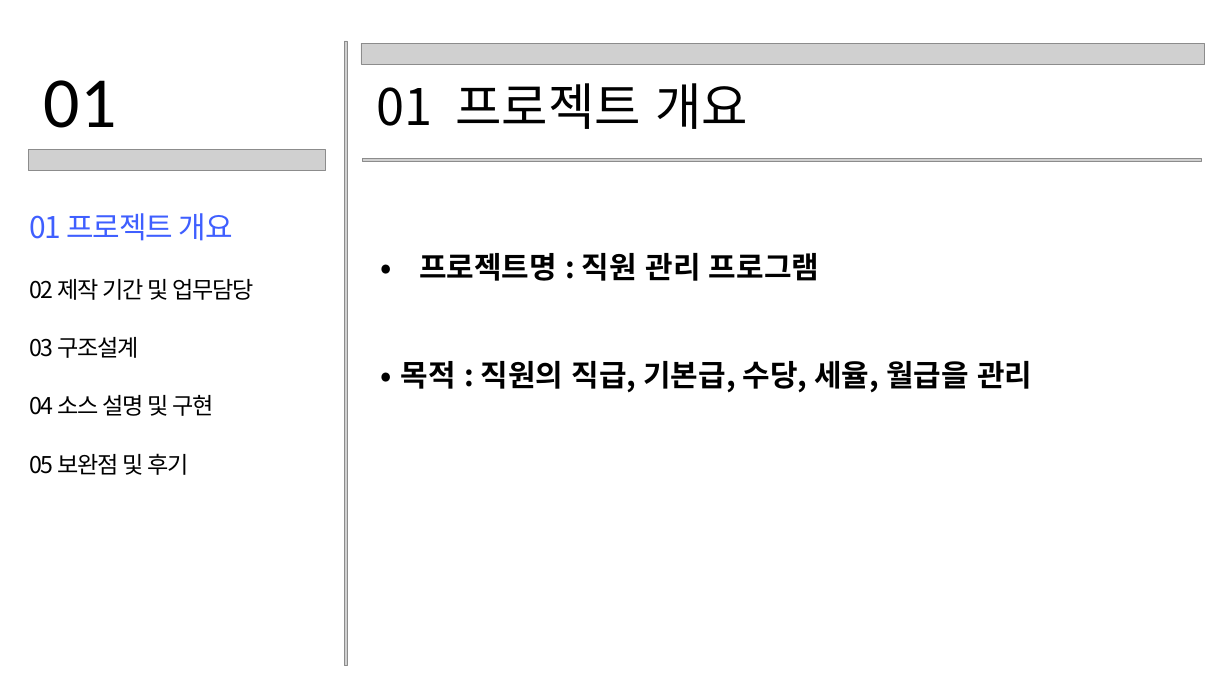
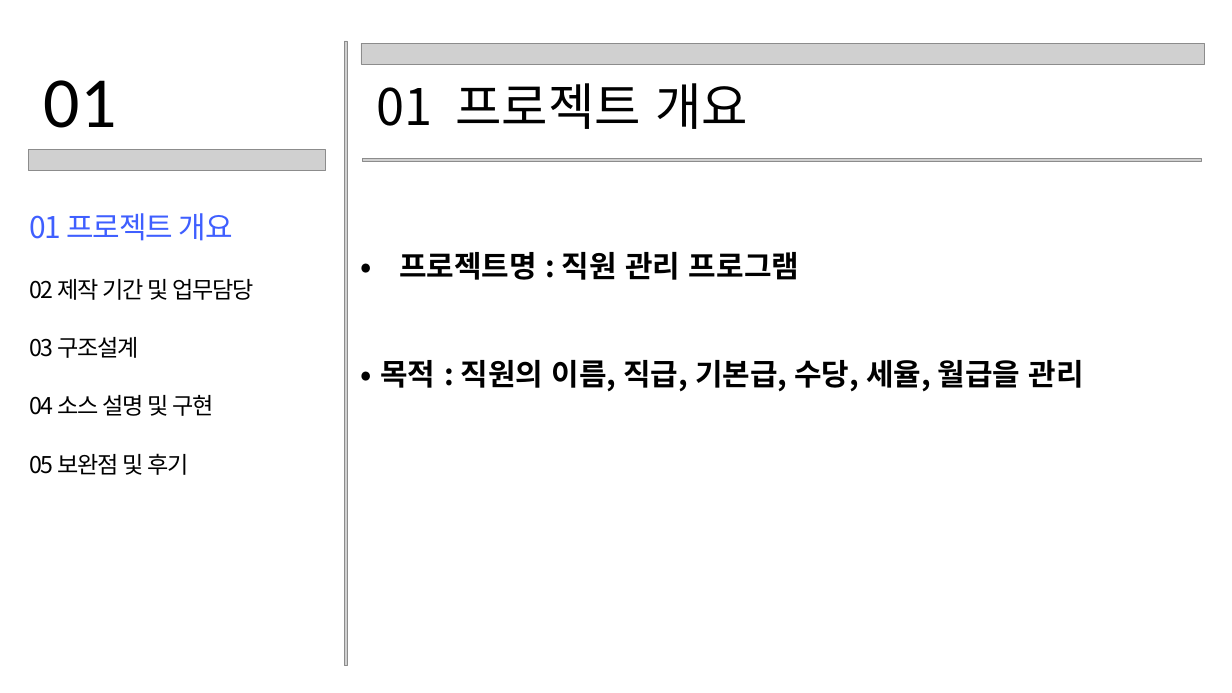
Before and after one commit to jihokim86/-team3-1st-_-project, a slide deck: slide 3 of CLI_직원관리프로그램.pptx. Drawn at 1232x693 pixels with LibreOffice and Linux fonts; fonts in the diff are those of the drawing; grey boxes stand for pictures. Boxes give left, top, right and bottom in pixels: in the first picture for what was removed or moved away, otherwise in the second. Text is boxed around its words. In the diff, an @@ line names an element or a change of style, - is before the commit and + after.

```diff
--- a/CLI_직원관리프로그램.pptx
+++ b/CLI_직원관리프로그램.pptx
@@ text "• 프로젝트명 : 직원 관리 ...": place and size @@
-text "• 프로젝트명 : 직원 관리 ..." at box(400, 253, 1032, 393)
+text "• 프로젝트명 : 직원 관리 ..." at box(380, 252, 1084, 392)
@@ text at box(380, 360, 1084, 392): text changed @@
-• 목적 : 직원의 직급, 기본급, 수당, 세율, 월급을 관리
+• 목적 : 직원의 이름, 직급, 기본급, 수당, 세율, 월급을 관리
```
Also in this commit, not shown: 10 other slides changed, 7 slides added.
